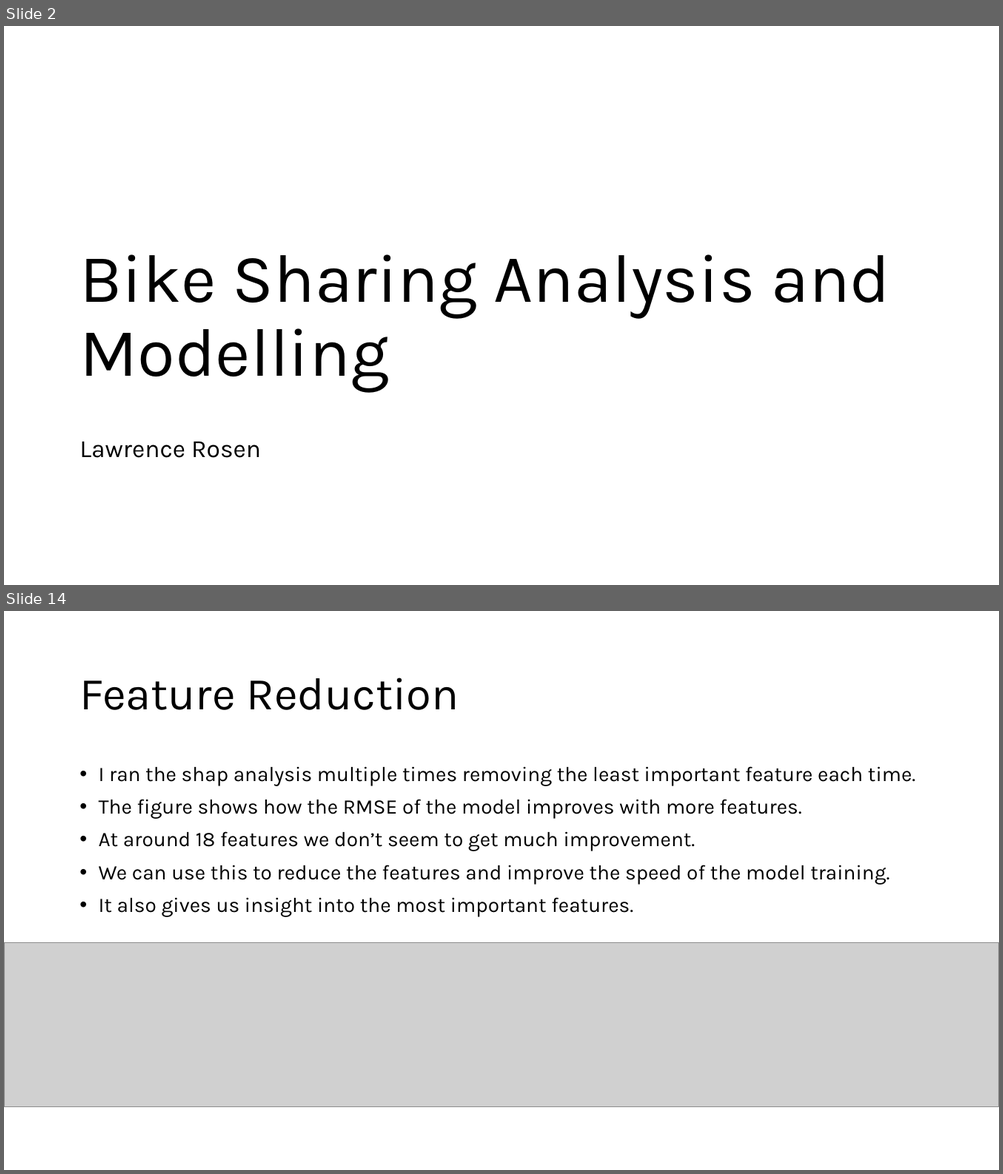
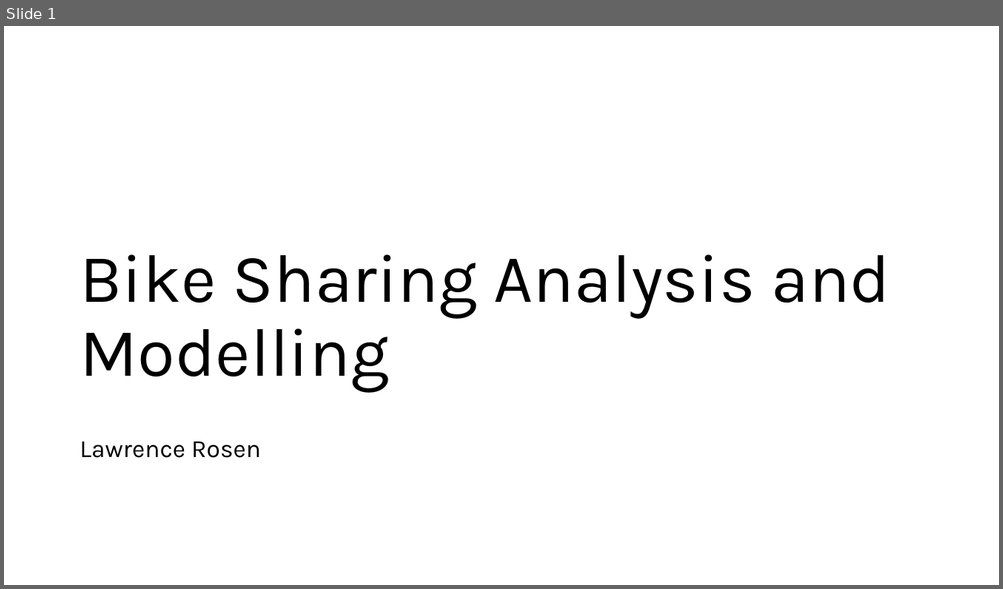
Before and after one commit to lrcode97/bike_demand_2025, a slide deck: presentation.pptx. Shown one above the other, each under a label of ours: slides 2 and 14 before the commit, slide 1 after it; the slides between them are not shown. The pictures are 1003x1174 and 1003x589 pixels, drawn with LibreOffice and Linux fonts; fonts in the diff are those of the drawing; grey boxes stand for pictures. Boxes give left, top, right and bottom in pixels: in the first picture for what was removed or moved away, otherwise in the second. Text is boxed around its words. In the diff, an @@ line names an element or a change of style, - is before the commit and + after.

```diff
--- a/presentation.pptx
+++ b/presentation.pptx
@@ slide 14 removed at (4,611,999,1170), background #FFFFFF @@
@@ title removed at (79,678,458,710) @@
-Feature Reduction
@@ text removed at (99,766,915,917) @@
-• I ran the shap analysis multiple times removing the least important feature each time.
-• The figure shows how the RMSE of the model improves with more features.
-• At around 18 features we don’t seem to get much improvement.
-• We can use this to reduce the features and improve the speed of the model training.
-• It also gives us insight into the most important features.
@@ picture removed at (4,943,999,1107) @@
@@ what was slide 2 is now slide 1 @@
```
Also in this commit, not shown: 6 slides changed, 8 slides added, 8 other slides removed, 12 other files.
